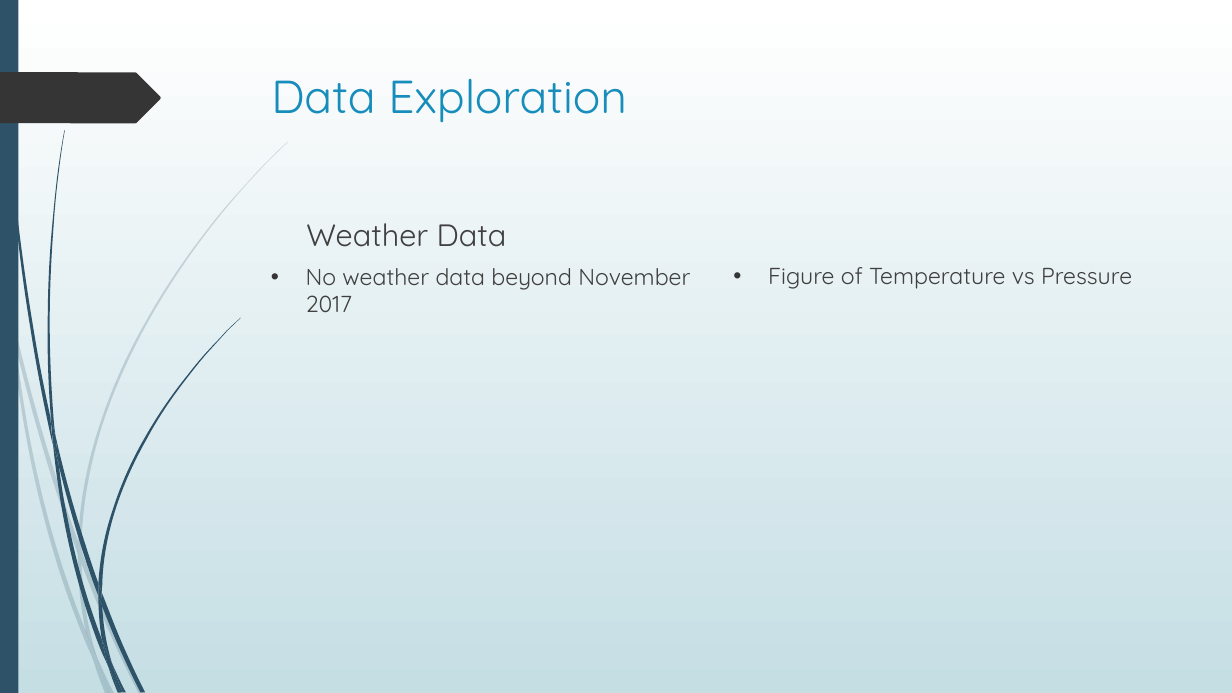
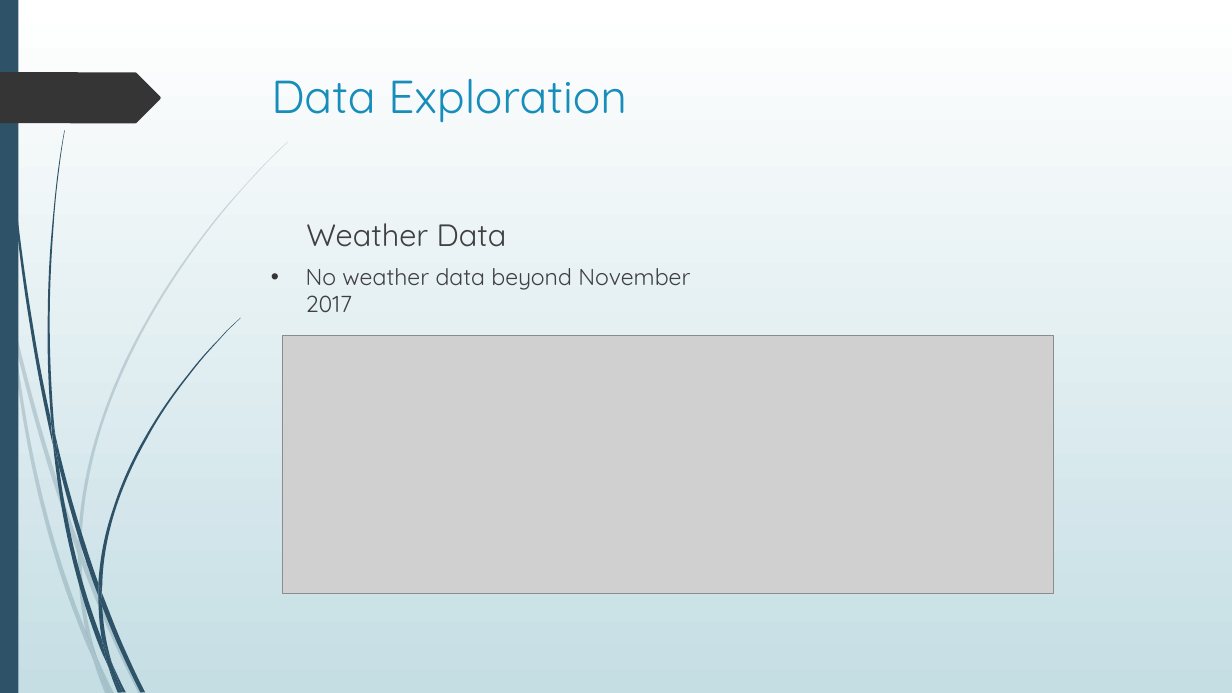
Before and after one commit to AmitChoudhary1392/Project-1_Team6, a slide deck: slide 9 of Project 1 - Group 6 Presentation.pptx (slide 7 before the commit). Drawn at 1232x693 pixels with LibreOffice and Linux fonts; fonts in the diff are those of the drawing; grey boxes stand for pictures. Boxes give left, top, right and bottom in pixels: in the first picture for what was removed or moved away, otherwise in the second. Text is boxed around its words. In the diff, an @@ line names an element or a change of style, - is before the commit and + after.

```diff
--- a/Project 1 - Group 6 Presentation.pptx
+++ b/Project 1 - Group 6 Presentation.pptx
@@ text removed at (768,267,1132,289) @@
-• Figure of Temperature vs Pressure
@@ picture added at (283,336,1055,593) @@
```
Also in this commit, not shown: 2 other slides changed, 12 slides added.
